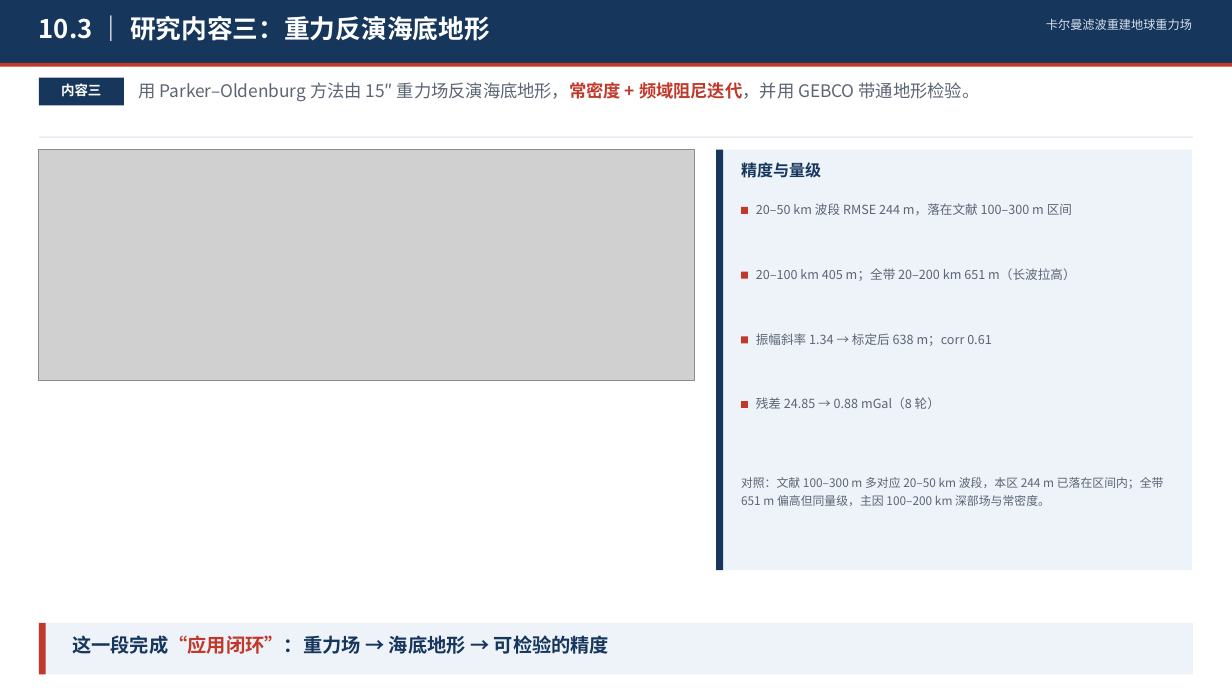
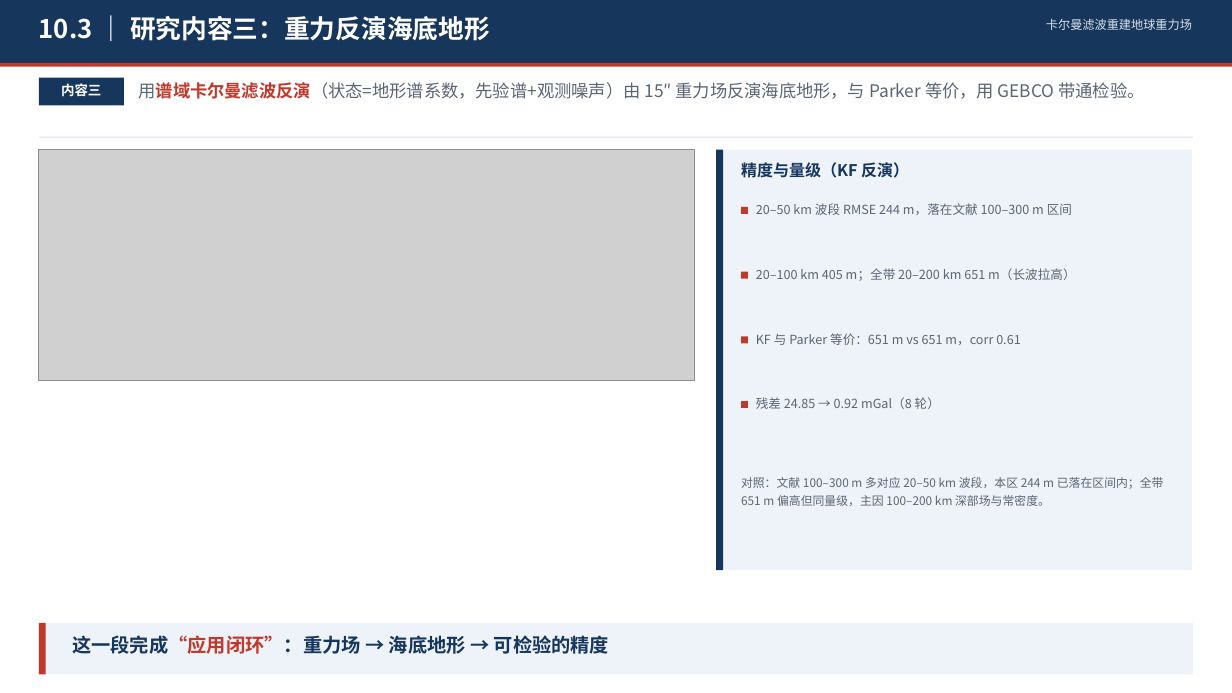
Before and after one commit to shuyunkai/kalman_gravity, a slide deck: slide 3 of ppt/三部分研究内容_三页.pptx. Drawn at 1232x693 pixels with LibreOffice and Linux fonts; fonts in the diff are those of the drawing; grey boxes stand for pictures. Boxes give left, top, right and bottom in pixels: in the first picture for what was removed or moved away, otherwise in the second. Text is boxed around its words. In the diff, an @@ line names an element or a change of style, - is before the commit and + after.

```diff
--- a/ppt/三部分研究内容_三页.pptx
+++ b/ppt/三部分研究内容_三页.pptx
@@ text at (x1=139, y1=82, x2=1144, y2=99): text changed @@
-用 Parker–Oldenburg 方法由 15″ 重力场反演海底地形，常密度 + 频域阻尼迭代，并用 GEBCO 带通地形检验。
+用谱域卡尔曼滤波反演（状态=地形谱系数，先验谱+观测噪声）由 15″ 重力场反演海底地形，与 Parker 等价，用 GEBCO 带通检验。
@@ text at (x1=741, y1=162, x2=909, y2=178): text changed @@
-精度与量级
+精度与量级（KF 反演）
@@ text at (x1=756, y1=333, x2=1021, y2=345): text changed @@
-振幅斜率 1.34 → 标定后 638 m；corr 0.61
+KF 与 Parker 等价：651 m vs 651 m，corr 0.61
@@ text at (x1=756, y1=397, x2=940, y2=409): text changed @@
-残差 24.85 → 0.88 mGal（8 轮）
+残差 24.85 → 0.92 mGal（8 轮）
```
Also in this commit, not shown: 5 other files.
